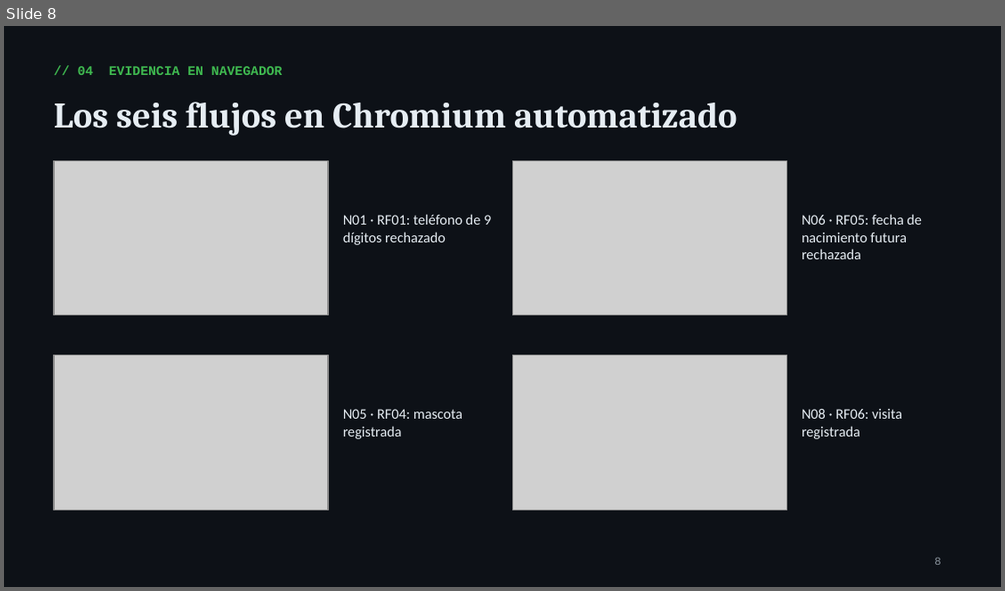
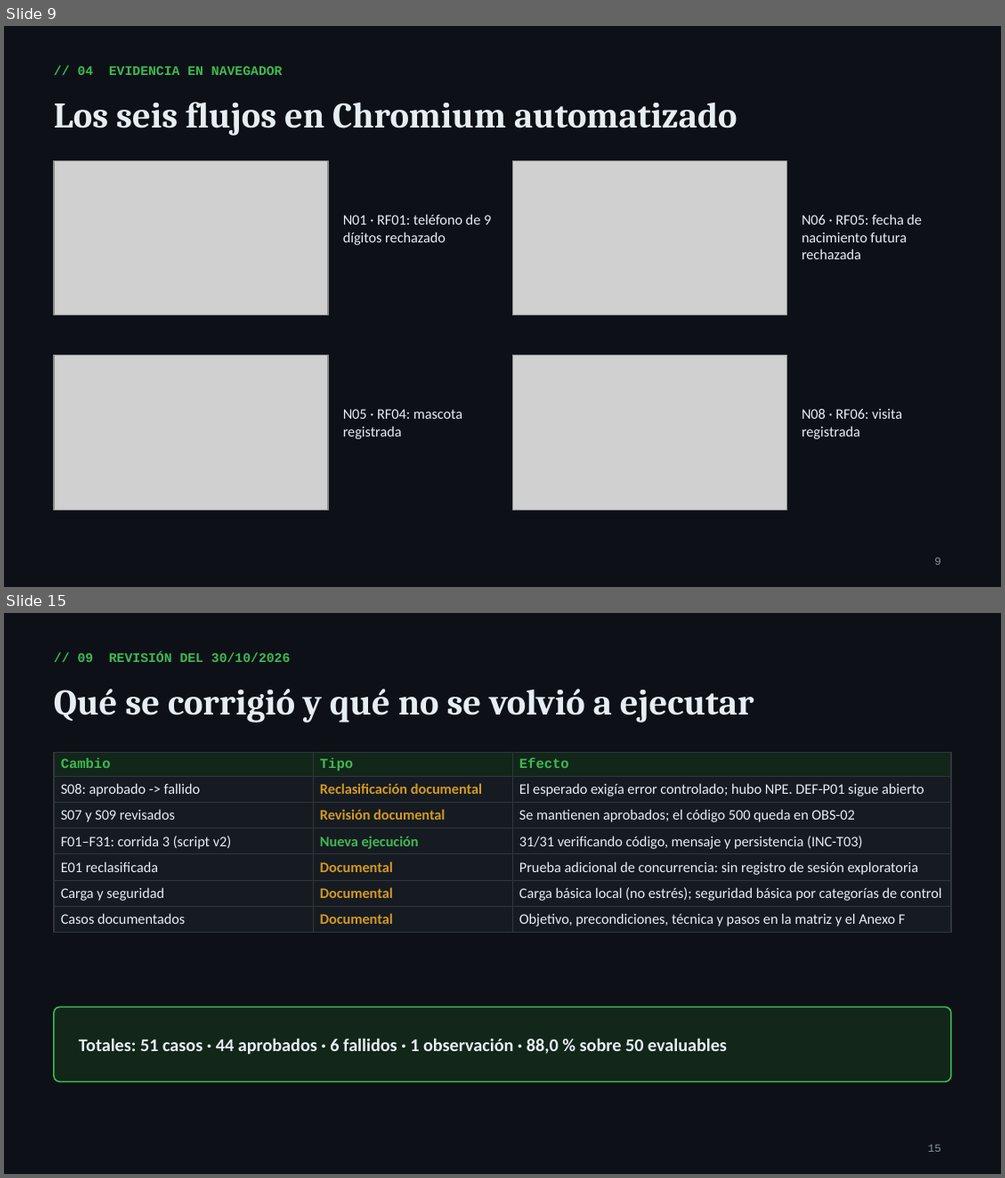
Before and after one commit to Mooneer17/spring-petclinic-apf2, a slide deck: presentacion/10Grupo_Segundo_Avance.pptx. Shown one above the other, each under a label of ours: slide 8 before the commit, slides 9 and 15 after it; the slides between them are not shown. The pictures are 1005x591 and 1005x1178 pixels, drawn with LibreOffice and Linux fonts; fonts in the diff are those of the drawing; grey boxes stand for pictures. Boxes give left, top, right and bottom in pixels: in the first picture for what was removed or moved away, otherwise in the second. Text is boxed around its words. In the diff, an @@ line names an element or a change of style, - is before the commit and + after.

Commit message:
Revisión APF2: S08, métricas, documentación de casos, E01, carga y seguridad
- S08 reclasificado de aprobado a fallido (documental, sin nueva ejecución);
  totales 51 / 44 aprobados / 6 fallidos / 1 observación, 88,0 %.
- Corrida 3 de F01-F31 con script v2 (verifica mensajes y persistencia).
- Casos con objetivo, precondiciones, técnica de diseño y pasos.
- E01 como prueba adicional de concurrencia; carga básica local; seguridad
  básica por categorías con impacto, severidad y recomendación.
- Informe, presentación, matriz, guía, pendientes y CAMBIOS_REVISION.txt.

```diff
--- a/presentacion/10Grupo_Segundo_Avance.pptx
+++ b/presentacion/10Grupo_Segundo_Avance.pptx
@@ slide 15 added at <box>4,613,1001,1174</box>, background #0D1117 @@
@@ text added at <box>78,652,291,662</box>, 9.5 pt, text #3FB950, bold @@
+// 09 REVISIÓN DEL 30/10/2026
@@ text added at <box>54,689,754,722</box>, 26 pt, text #E6EDF3, bold @@
+Qué se corrigió y qué no se volvió a ejecutar
@@ table added at <box>54,753,951,930</box>, 7 rows, 3 columns @@
+Cambio | Tipo | Efecto
+S08: aprobado -> fallido | Reclasificación documental | El esperado exigía error controlado; hubo NPE. DEF-P01 sigue abierto
+S07 y S09 revisados | Revisión documental | Se mantienen aprobados; el código 500 queda en OBS-02
+F01–F31: corrida 3 (script v2) | Nueva ejecución | 31/31 verificando código, mensaje y persistencia (INC-T03)
+E01 reclasificada | Documental | Prueba adicional de concurrencia: sin registro de sesión exploratoria
+Carga y seguridad | Documental | Carga básica local (no estrés); seguridad básica por categorías de control
+Casos documentados | Documental | Objetivo, precondiciones, técnica y pasos en la matriz y el Anexo F
@@ rounded rectangle added at <box>54,1006,951,1081</box>, fill #12261A, outline #3FB950 1 pt @@
@@ text added at <box>79,1038,727,1054</box>, 13 pt, text #E6EDF3, bold @@
+Totales: 51 casos · 44 aprobados · 6 fallidos · 1 observación · 88,0 % sobre 50 evaluables
@@ page number added at <box>928,1144,941,1151</box>, 8 pt, text #8B949E @@
+15
@@ what was slide 8 is now slide 9 @@
```
Also in this commit, not shown: 11 slides changed, 1 other slide added, 52 other files.
